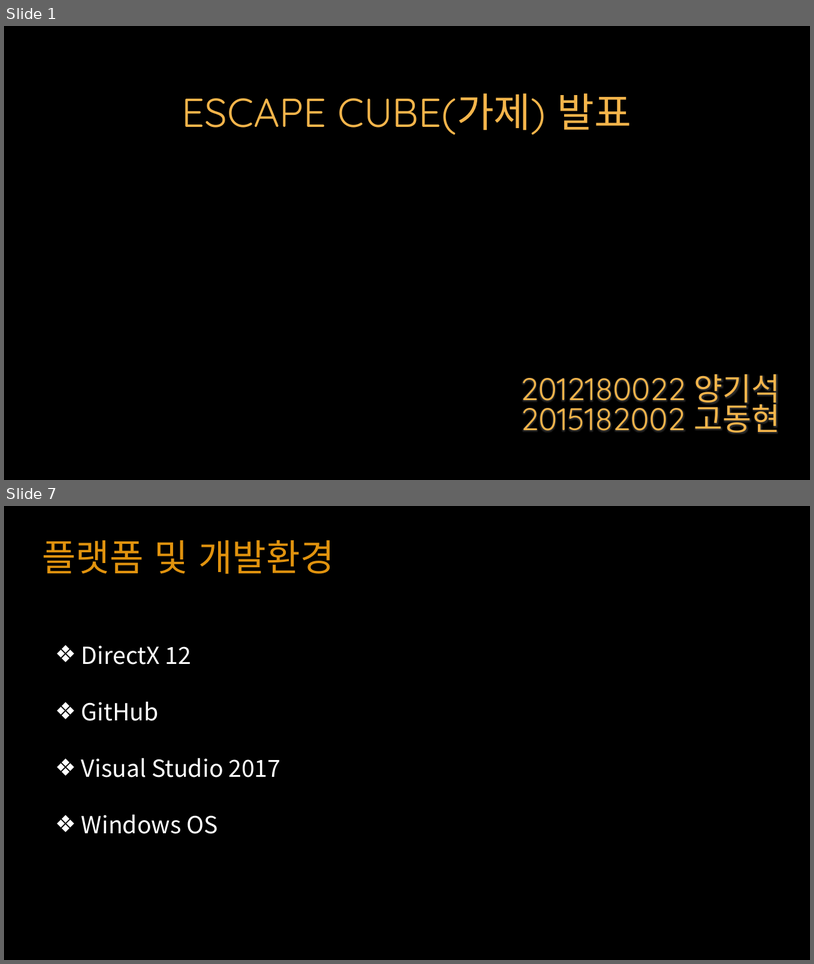
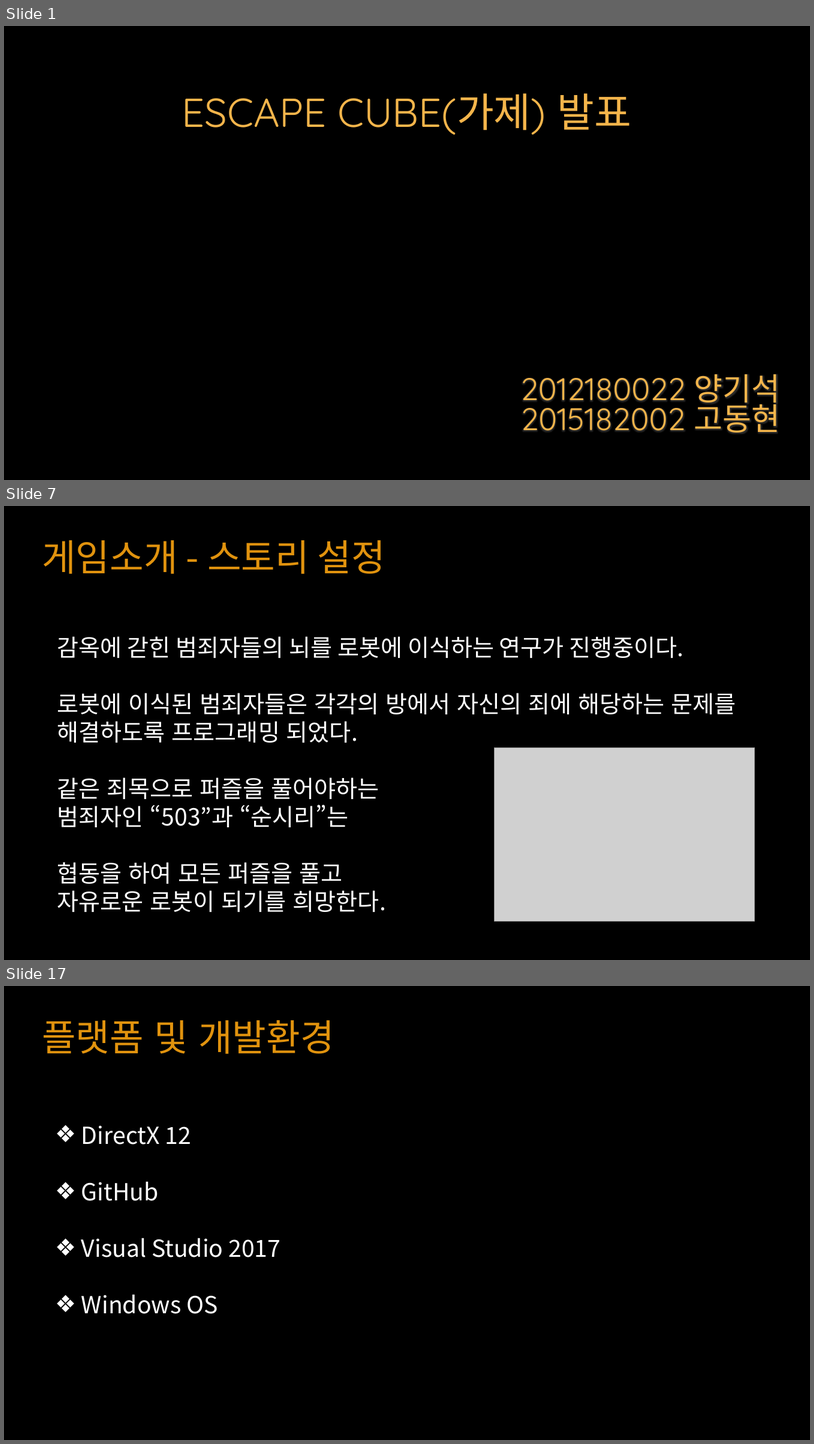
Before and after one commit to YKTeam/Room503, a slide deck: Document/Escape Cube(가제) ppt.pptx. Shown one above the other, each under a label of ours: slides 1 and 7 before the commit, slides 1, 7 and 17 after it; the slides between them are not shown. The pictures are 814x964 and 814x1444 pixels, drawn with LibreOffice and Linux fonts; fonts in the diff are those of the drawing; grey boxes stand for pictures. Boxes give left, top, right and bottom in pixels: in the first picture for what was removed or moved away, otherwise in the second. Text is boxed around its words. In the diff, an @@ line names an element or a change of style, - is before the commit and + after.

```diff
--- a/Document/Escape Cube(가제) ppt.pptx
+++ b/Document/Escape Cube(가제) ppt.pptx
@@ slide 7 added at box(4, 506, 810, 960), background #000000 @@
@@ text added at box(42, 540, 386, 574), 44 pt, text #E1930E @@
+게임소개 - 스토리 설정
@@ text added at box(57, 636, 737, 912), 28 pt, text #FFFFFF @@
+감옥에 갇힌 범죄자들의 뇌를 로봇에 이식하는 연구가 진행중이다.
+로봇에 이식된 범죄자들은 각각의 방에서 자신의 죄에 해당하는 문제를 해결하도록 프로그래밍 되었다.
+같은 죄목으로 퍼즐을 풀어야하는
+범죄자인 “503”과 “순시리”는
+협동을 하여 모든 퍼즐을 풀고
+자유로운 로봇이 되기를 희망한다.
@@ picture added at box(495, 747, 755, 921) @@
@@ what was slide 7 is now slide 17 @@
```
Also in this commit, not shown: 10 slides changed, 5 other slides added, 3 slides removed.
